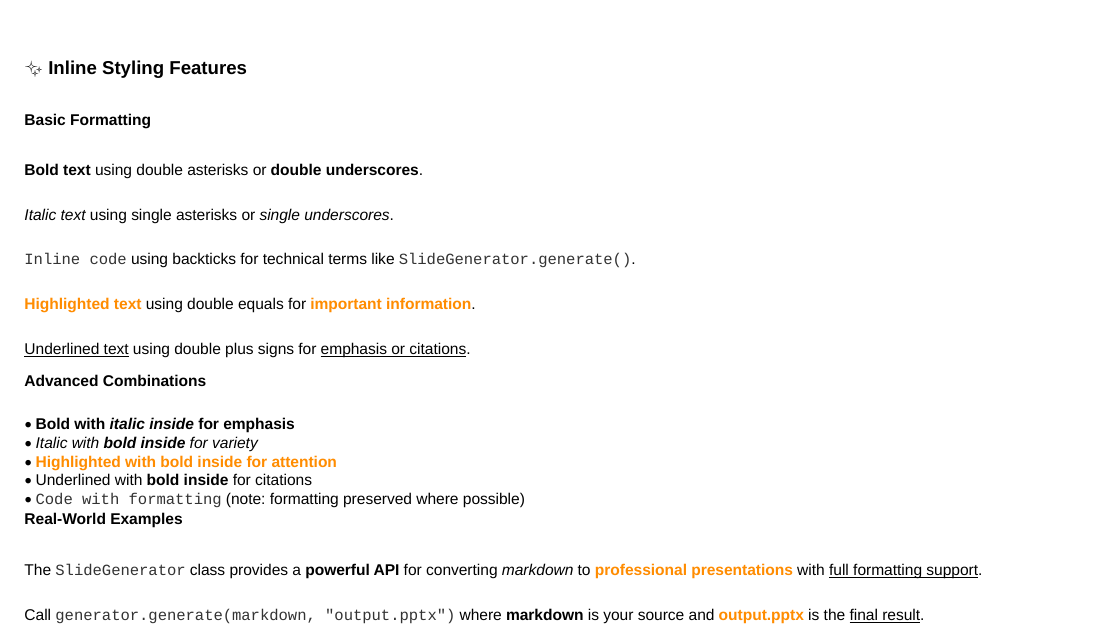
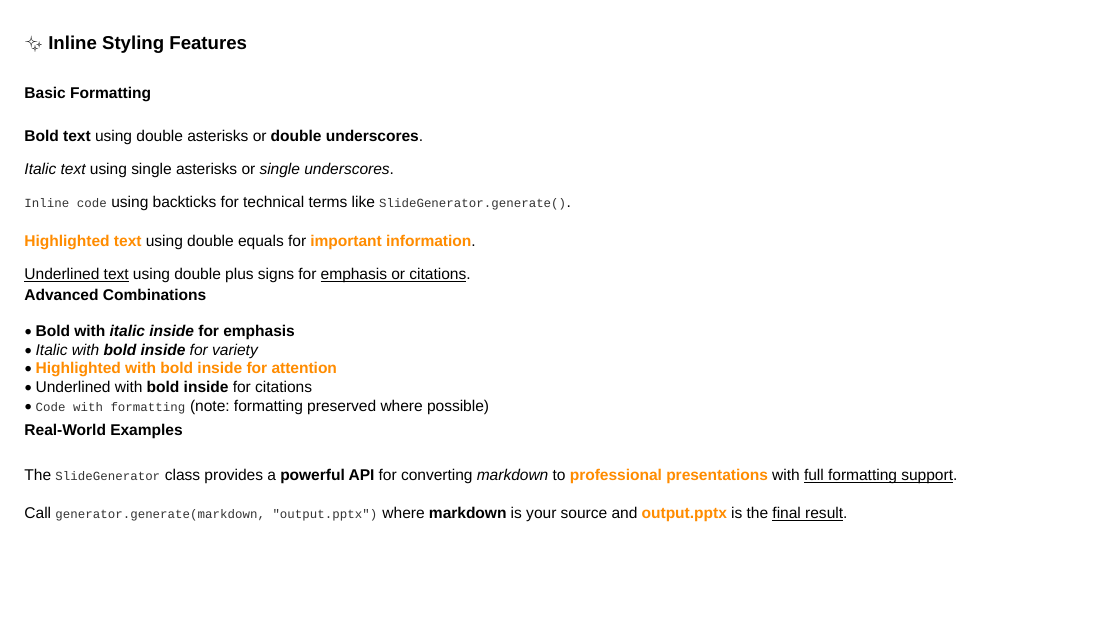
Before and after one commit to louisazhou/slidegenerator, a slide deck: slide 2 of output/comprehensive_demo_default.pptx. Drawn at 1120x630 pixels with LibreOffice and Linux fonts; fonts in the diff are those of the drawing. Boxes give left, top, right and bottom in pixels: in the first picture for what was removed or moved away, otherwise in the second. Text is boxed around its words. In the diff, an @@ line names an element or a change of style, - is before the commit and + after.

Commit message:
the version where height works

```diff
--- a/output/comprehensive_demo_default.pptx
+++ b/output/comprehensive_demo_default.pptx
@@ text "✨ Inline Styling Features": place and size @@
-text "✨ Inline Styling Features" at (48, 60, 247, 78)
+text "✨ Inline Styling Features" at (48, 35, 247, 53)
@@ text "Basic Formatting": place and size @@
-text "Basic Formatting" at (24, 113, 151, 129)
+text "Basic Formatting" at (24, 86, 151, 102)
@@ text "Bold text using double asterisks ...": place and size @@
-text "Bold text using double asterisks ..." at (24, 163, 423, 179)
+text "Bold text using double asterisks ..." at (24, 129, 423, 145)
@@ text "Italic text using single asterisks ...": place and size @@
-text "Italic text using single asterisks ..." at (24, 208, 394, 223)
+text "Italic text using single asterisks ..." at (24, 162, 394, 178)
@@ text "Inline code using backticks for ...": place and size @@
-text "Inline code using backticks for ..." at (24, 252, 636, 268)
+text "Inline code using backticks for ..." at (24, 195, 566, 210)
@@ text "Inline code using backticks for ..." at (24, 195, 566, 210): size 10 to 8 pt in "Inline code SlideGenerator.generate()." @@
@@ text "Highlighted text using double equals ...": place and size @@
-text "Highlighted text using double equals ..." at (24, 297, 476, 313)
+text "Highlighted text using double equals ..." at (24, 234, 476, 250)
@@ text "Underlined text using double plus ...": place and size @@
-text "Underlined text using double plus ..." at (24, 342, 470, 357)
+text "Underlined text using double plus ..." at (24, 267, 470, 283)
@@ text "Advanced Combinations": place and size @@
-text "Advanced Combinations" at (24, 374, 206, 386)
+text "Advanced Combinations" at (24, 288, 206, 300)
@@ text "• Bold with italic inside ...": place and size @@
-text "• Bold with italic inside ..." at (36, 417, 525, 507)
+text "• Bold with italic inside ..." at (36, 324, 489, 414)
@@ less space between paragraphs in 4 elements at (48, 35, 247, 53), (24, 86, 151, 102), (24, 288, 206, 300), (24, 423, 182, 439) @@
@@ text "Real-World Examples": place and size @@
-text "Real-World Examples" at (24, 512, 182, 528)
+text "Real-World Examples" at (24, 423, 182, 439)
@@ text at (36, 399, 489, 414): size 10 to 8 pt in "Code with formatting" @@
@@ text "The SlideGenerator class provides a ...": place and size @@
-text "The SlideGenerator class provides a ..." at (24, 563, 982, 579)
+text "The SlideGenerator class provides a ..." at (24, 468, 957, 483)
@@ text "The SlideGenerator class provides a ..." at (24, 468, 957, 483): size 10 to 8 pt in "SlideGenerator" @@
@@ text "Call generator.generate(markdown, "output.pptx") where markd ...": place and size @@
-text "Call generator.generate(markdown, "output.pptx") where markd ..." at (24, 608, 924, 624)
+text "Call generator.generate(markdown, "output.pptx") where markd ..." at (24, 506, 847, 522)
@@ text "Call generator.generate(markdown, "output.pptx") where markd ..." at (24, 506, 847, 522): size 10 to 8 pt in "generator.generate(markdown, "output.pptx")" @@
```
Also in this commit, not shown: 19 other slides changed, 3 slides added, 1 slide removed, 10 other files.
